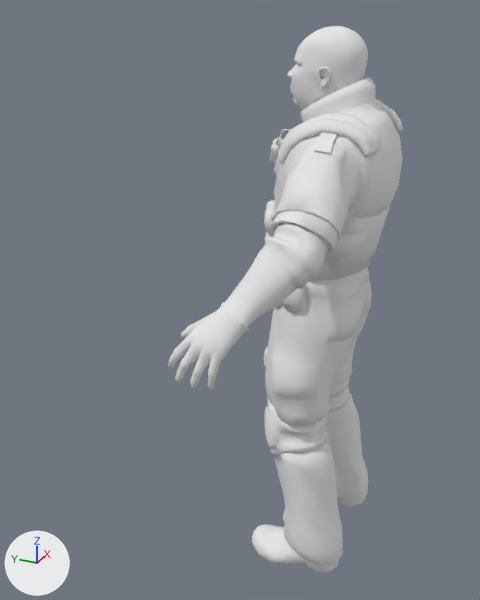
The COLLADA model app/FPS_game/app/assets/meshes/player.dae as it was, and as the next commit left it.
Before and after are seen from a 50 mm lens placed at (-1.503, -0.568, 1.418), pointed at (0.003, 0.109, 0.665). The lights are fixed; the arrows at lower left show +X, +Y and +Z. Where no turn or scale is listed for an object, it has been applied to the vertices.

Names of what the first picture shows: 'Guard_HS_V2_Body_Zipped', 'Guard_Head_7_Skin'.
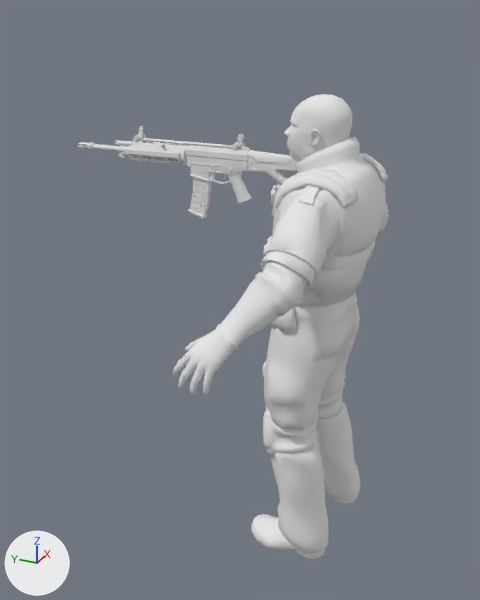
Changed parts and their boxes [x1, y1, x2, y2] in the pictures (480 x 600 px):
'Guard_HS_V2_Body_Zipped', moved, turned, rescaled: before [168, 77, 403, 573]; after [173, 137, 389, 560]
'Guard_Head_7_Skin', moved, rescaled (16% narrower, 18% shorter): before [287, 26, 368, 109]; after [284, 94, 352, 162]
'Mesh_0004', added: after [78, 138, 299, 204]
'Node', added: after [188, 177, 211, 218]
'Mesh_0007', added: after [134, 126, 245, 149]

Patch to the scene script:
```diff
--- a/app/FPS_game/app/assets/meshes/player.dae.py
+++ b/app/FPS_game/app/assets/meshes/player.dae.py
@@ mat_tex_0004_1_dds_001 @@
+mat_tex_0004_1_dds_001 = principled_material('Tex_0004_1.dds.001')
+mat_tex_0004_1_dds_001.base_color = (0.8, 0.8, 0.8)  # white #e7e7e7
+mat_tex_0004_1_dds_001.roughness = 0.9
@@ mat_tex_0004_1_dds @@
+mat_tex_0004_1_dds = principled_material('Tex_0004_1.dds')
+mat_tex_0004_1_dds.base_color = (0.8, 0.8, 0.8)  # white #e7e7e7
+mat_tex_0004_1_dds.roughness = 0.9
@@ me_mesh_0007 @@
+me_mesh_0007.from_pydata(...)  # 940 vertices, 1792 faces; spans x -0.016..0.018, y -0.183..0.131, z 0.0..0.037
+me_mesh_0007.materials.append(mat_tex_0004_1_dds_001)  # its picture is missing
@@ me_mag @@
+me_mag.from_pydata(...)  # 449 vertices, 892 faces; spans x -0.0135..0.0074, y 0.0568..0.1239, z -0.2125..-0.0662
+me_mag.materials.append(mat_tex_0004_1_dds)  # its picture is missing
@@ me_mesh_0004 @@
+me_mesh_0004.from_pydata(...)  # 2192 vertices, 3857 faces; spans x -0.08..0.07, y -2.3..-0.02, z -0.36..0.14
+me_mesh_0004.materials.append(mat_tex_0004_1_dds)  # its picture is missing
@@ ob_guard_head_7_skin @@
 ob_guard_head_7_skin = bpy.data.objects.new('Guard_Head_7_Skin', me_guard_head_7_skin)
-ob_guard_head_7_skin.location = (-0.016, -0.137, 0.002)
+ob_guard_head_7_skin.location = (-0.012, -0.119, 0.014)
 ob_guard_head_7_skin.rotation_euler = (0.0, 0.0, 3.14)  # degrees (0, 0, 180)
-ob_guard_head_7_skin.scale = (0.698, 0.698, 0.698)
+ob_guard_head_7_skin.scale = (0.619, 0.619, 0.619)
@@ ob_guard_hs_v2_body_zipped @@
 ob_guard_hs_v2_body_zipped = bpy.data.objects.new('Guard_HS_V2_Body_Zipped', me_guard_hs_v2_body_zipped)
-ob_guard_hs_v2_body_zipped.location = (-0.016, -0.137, 0.002)
-ob_guard_hs_v2_body_zipped.rotation_euler = (0.0, 0.0, 3.14)  # degrees (0, 0, 180)
-ob_guard_hs_v2_body_zipped.scale = (0.698, 0.698, 0.698)
+ob_guard_hs_v2_body_zipped.location = (-0.011, -0.119, 0.014)
+ob_guard_hs_v2_body_zipped.rotation_euler = (0.0, 0.0, 3.046)  # degrees (0, 0, 175)
+ob_guard_hs_v2_body_zipped.scale = (0.619, 0.619, 0.619)
@@ ob_mesh_0007 @@
+ob_mesh_0007 = bpy.data.objects.new('Mesh_0007', me_mesh_0007)
+ob_mesh_0007.location = (0.051, 0.308, 1.064)
@@ ob_node @@
+ob_node = bpy.data.objects.new('Node', me_mag)
+ob_node.location = (0.056, 0.161, 1.08)
@@ ob_mesh_0004 @@
+ob_mesh_0004 = bpy.data.objects.new('Mesh_0004', me_mesh_0004)
+ob_mesh_0004.location = (0.064, -0.068, 1.026)
+ob_mesh_0004.rotation_euler = (0.0, 0.0, -3.107)  # degrees (0, 0, -178)
+ob_mesh_0004.scale = (0.301, 0.301, 0.301)
```
